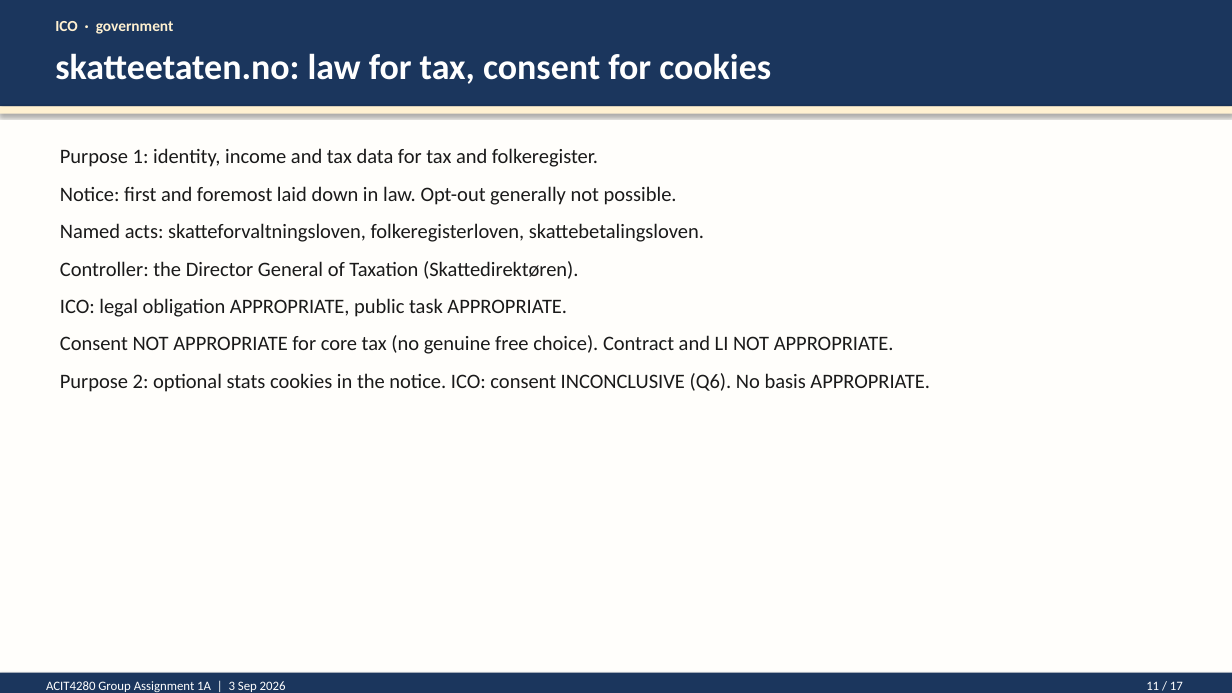
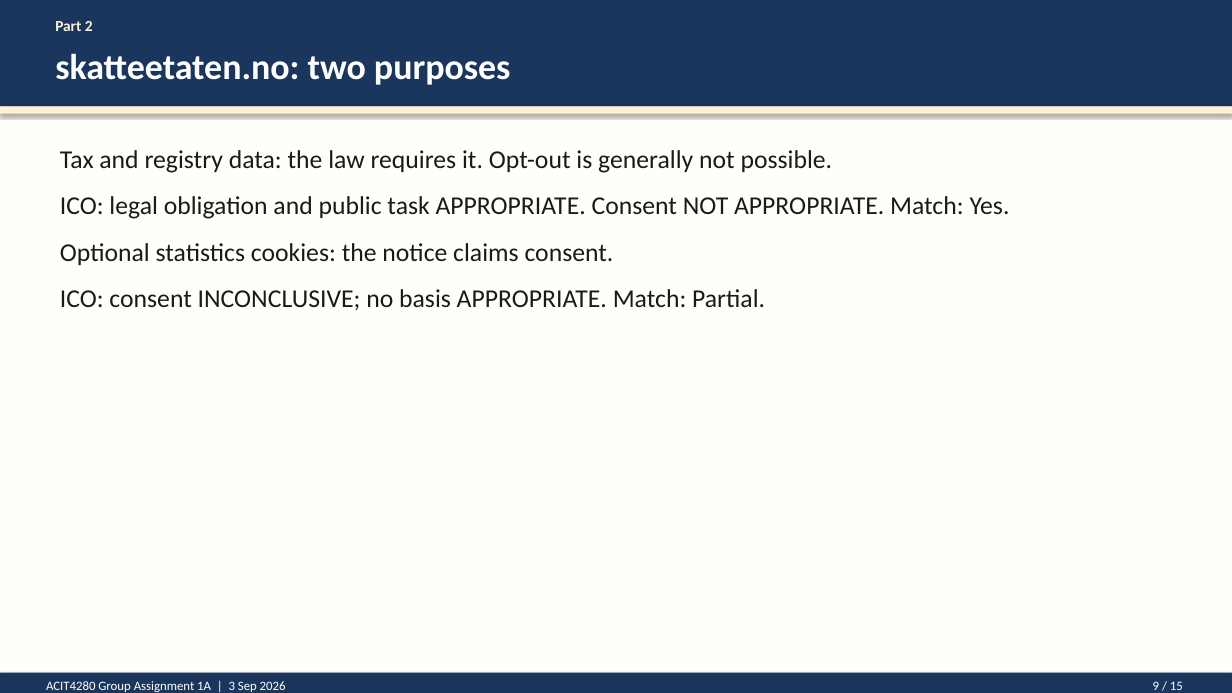
Before and after one commit to kasa031/Bacheloroppgave, a slide deck: slide 9 of ACIT4280_1A_presentation.pptx (slide 11 before the commit). Drawn at 1232x693 pixels with LibreOffice and Linux fonts; fonts in the diff are those of the drawing. Boxes give left, top, right and bottom in pixels: in the first picture for what was removed or moved away, otherwise in the second. Text is boxed around its words. In the diff, an @@ line names an element or a change of style, - is before the commit and + after.

```diff
--- a/ACIT4280_1A_presentation.pptx
+++ b/ACIT4280_1A_presentation.pptx
@@ text at bbox=[55, 21, 93, 31]: text changed @@
-ICO · government
+Part 2
@@ text at bbox=[55, 53, 511, 85]: text changed @@
-skatteetaten.no: law for tax, consent for cookies
+skatteetaten.no: two purposes
@@ text at bbox=[60, 150, 1010, 310]: text changed; size 16 to 20 pt @@
-Purpose 1: identity, income and tax data for tax and folkeregister.
-Notice: first and foremost laid down in law. Opt-out generally not possible.
-Named acts: skatteforvaltningsloven, folkeregisterloven, skattebetalingsloven.
-Controller: the Director General of Taxation (Skattedirektøren).
-ICO: legal obligation APPROPRIATE, public task APPROPRIATE.
-Consent NOT APPROPRIATE for core tax (no genuine free choice). Contract and LI NOT APPROPRIATE.
-Purpose 2: optional stats cookies in the notice. ICO: consent INCONCLUSIVE (Q6). No basis APPROPRIATE.
+Tax and registry data: the law requires it. Opt-out is generally not possible.
+ICO: legal obligation and public task APPROPRIATE. Consent NOT APPROPRIATE. Match: Yes.
+Optional statistics cookies: the notice claims consent.
+ICO: consent INCONCLUSIVE; no basis APPROPRIATE. Match: Partial.
@@ text at bbox=[1153, 681, 1183, 690]: text changed @@
-11 / 17
+9 / 15
```
Also in this commit, not shown: 13 other slides changed, 2 slides removed, 4 other files.
